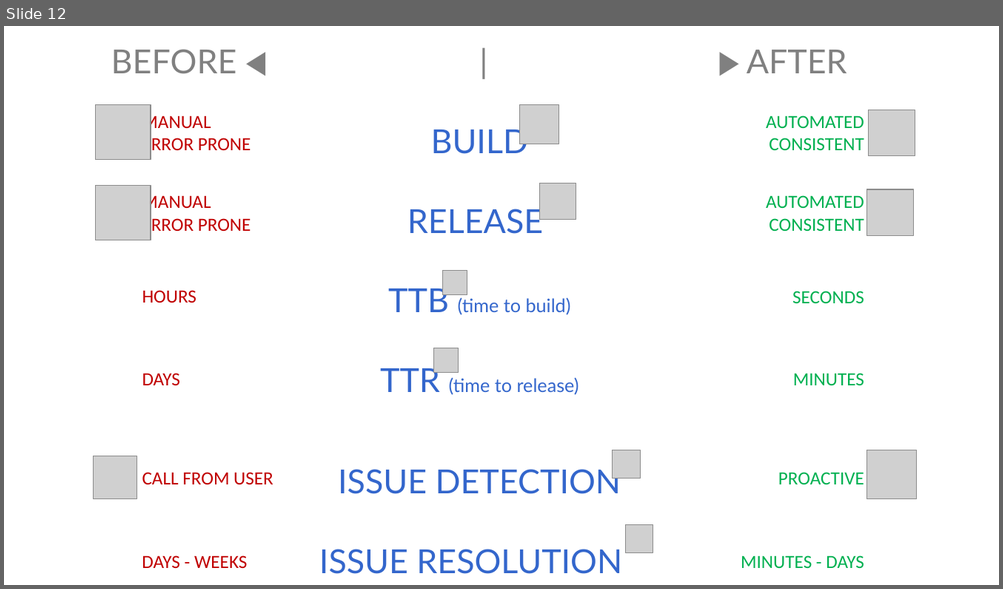
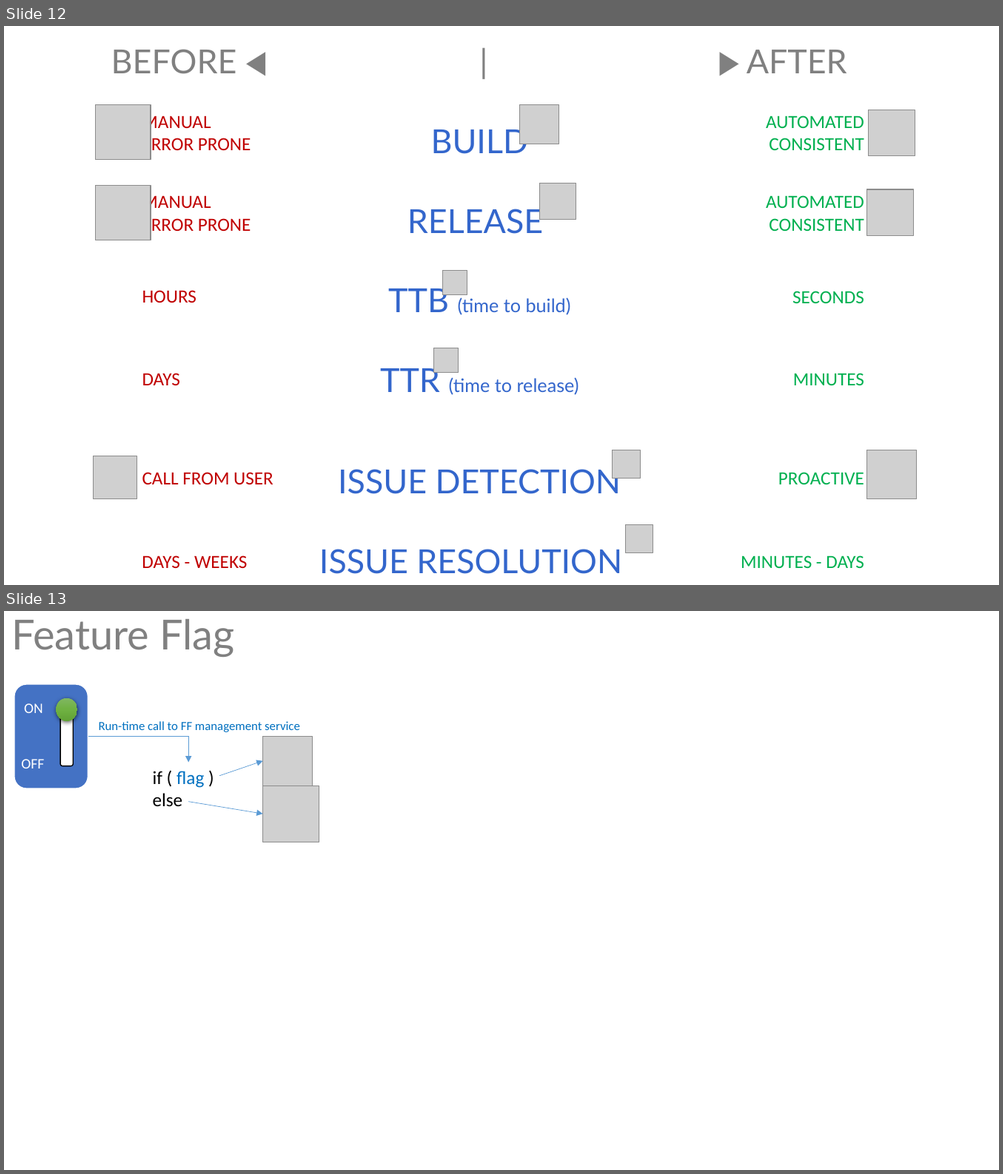
Before and after one commit to ALM-Rangers/Guidance, a slide deck: src/DevOps/Illustrations.pptx. Shown one above the other, each under a label of ours: slide 12 before the commit, slides 12 and 13 after it. The pictures are 1003x589 and 1003x1174 pixels, drawn with LibreOffice and Linux fonts; fonts in the diff are those of the drawing; grey boxes stand for pictures. Boxes give left, top, right and bottom in pixels: in the first picture for what was removed or moved away, otherwise in the second. Text is boxed around its words. In the diff, an @@ line names an element or a change of style, - is before the commit and + after.

```diff
--- a/src/DevOps/Illustrations.pptx
+++ b/src/DevOps/Illustrations.pptx
@@ slide 13 added at [4, 611, 999, 1170], background #FFFFFF @@
@@ title added at [11, 619, 235, 657], 40 pt, text #808080 @@
+Feature Flag
@@ rounded rectangle added at [14, 684, 88, 789], fill #4472C4, outline #FFFFFF 1.5 pt @@
@@ ellipse added at [57, 698, 77, 721], fill gradient #81B861 to #6FB242 to #62A336 @@
@@ text added at [24, 703, 43, 713], 14 pt, text #FFFFFF @@
+ON
@@ rounded rectangle added at [61, 708, 74, 766], fill #FFFFFF, outline #000000 1 pt @@
@@ text added at [99, 721, 300, 732], 12 pt, text #0070C0 @@
+Run-time call to FF management service
@@ elbow arrow added from (88, 736) to (188, 763), #5B9BD5 0.5 pt @@
@@ picture added at [263, 736, 312, 786] @@
@@ text added at [21, 759, 44, 769], 14 pt, text #FFFFFF @@
+OFF
@@ arrow added from (219, 776) to (263, 761), #5B9BD5 0.5 pt @@
@@ text added at [153, 771, 204, 807], 18 pt, text #000000 @@
+if ( flag )
+else
@@ picture added at [263, 786, 318, 842] @@
@@ arrow added from (188, 802) to (263, 814), #5B9BD5 0.5 pt @@
```
Also in this commit, not shown: 1 slide changed, 1 other slide added, 3 other files.
